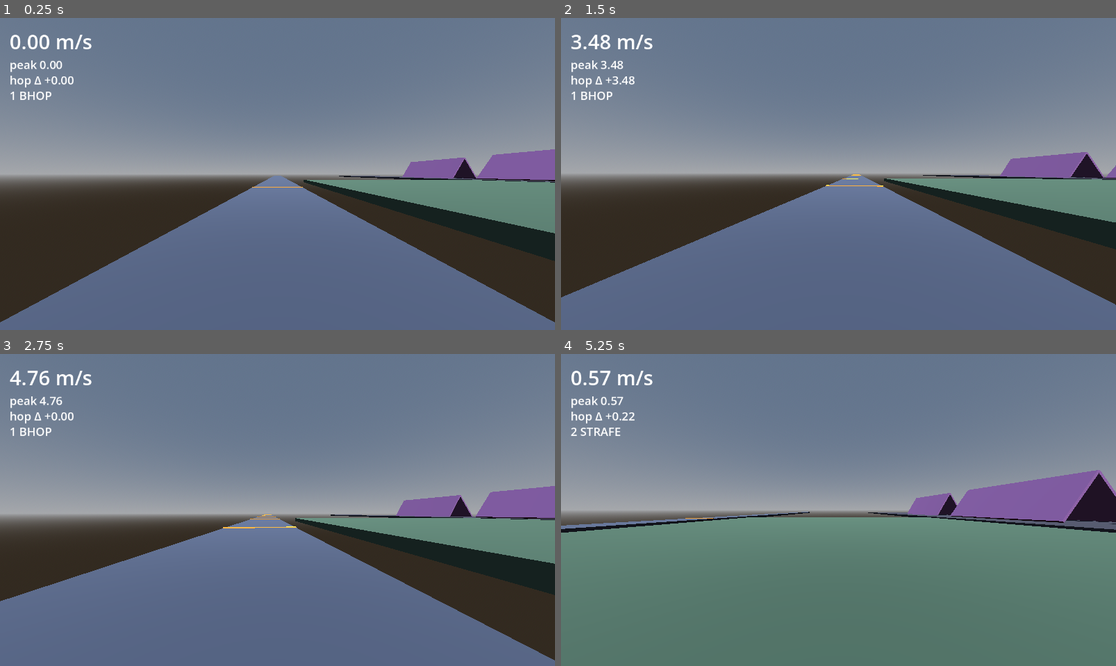
Above: before the commit, frames 1-4 (two rows, left to right).
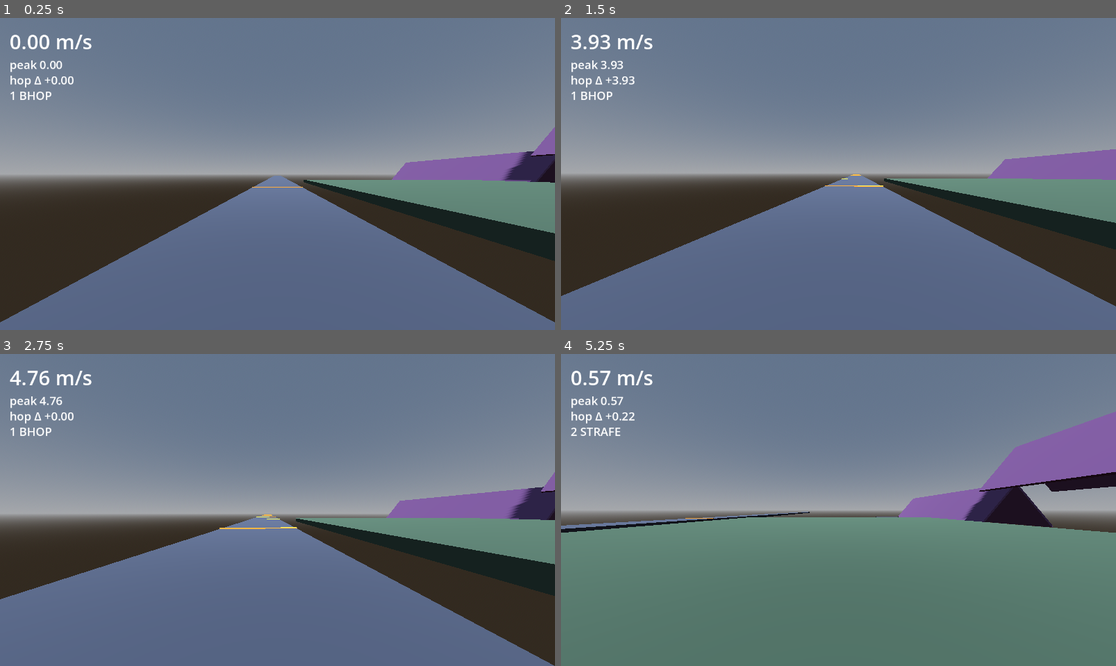
Above: after the commit, the same moments.

Repository: Crawford-Young/what-is-dark
Game: Godot game, scene res://scenes/momentum_lab.tscn
The game is run twice, just before and just after one commit, with the same random seed, the same clock (stepped at 60 frames per second) and the same inputs. This scene is started directly instead of the project's main scene.
Inputs (mouse positions are in pixels of both pictures, inside the frame that each line leads up to):
- Up to frame 1 (0.25 s): no input
- Up to frame 2 (1.5 s): tap Enter at 0.5 s; move the mouse to (866, 174) at 0.52 s; hold Q (glance) 0.53-1.28 s; hold W (move_forward) from 0.53 s (still down); click (866, 174) at 0.67 s; tap Space (jump) at 0.77 s; move the mouse to (810, 174) at 1.27 s; tap Shift at 1.35 s
- Up to frame 3 (2.75 s): keep holding W (move_forward); tap Space (jump) at 1.52 s; move the mouse to (288, 503) at 2.02 s; tap Alt at 2.1 s
- Up to frame 4 (5.25 s): keep holding W (move_forward); move the mouse to (832, 516) at 2.77 s; tap Ctrl at 2.85 s; click (832, 516) at 2.92 s; tap Space (jump) at 3.02, 3.77, 4.52 s; move the mouse to (877, 513) at 3.52 s; tap R at 3.6 s; move the mouse to (794, 506) at 4.27 s; tap 1 at 4.35 s; move the mouse to (844, 510) at 5.02 s; tap 2 at 5.1 s; click (844, 510) at 5.17 s

The runs differ from the first frame. In frame 1, 1.3% of the frame differs, in the area x 61-100%, y 34-53%; in frame 2, 1.3%; in frame 3, 2.1%; in frame 4, 7.0%, in the area x 55-100%, y 18-58%.

Commit message:
feat: rebuild surf station as surf-map segment, soften friction to server value
Co-Authored-By: Claude Fable 5 <noreply@anthropic.com>

Diff:
--- a/scripts/logic/source_move.gd
+++ b/scripts/logic/source_move.gd
@@ -7,7 +7,7 @@
 const RUN_SPEED := 4.76
 const GRAVITY := 15.24
 const JUMP_SPEED := 5.75
-const FRICTION := 5.2
+const FRICTION := 4.0  ## surf-server sv_friction (CS2 matchmaking default is 5.2)
 const STOP_SPEED := 1.52
 const GROUND_ACCEL := 5.5
 const AIR_ACCEL := 150.0  ## surf/bhop community-server value (CS2 matchmaking uses 12 — near-zero strafe gain by design)
--- a/scripts/momentum_lab.gd
+++ b/scripts/momentum_lab.gd
@@ -5,11 +5,9 @@
 const STATIONS := [
 	{"label": "1 BHOP", "spawn": Vector3(0, 1.0, 5.0)},
 	{"label": "2 STRAFE", "spawn": Vector3(40, 1.0, 0.0)},
-	{"label": "3 SURF", "spawn": Vector3(90, 13.0, 10.0)},
+	{"label": "3 SURF", "spawn": Vector3(90, 24, 24)},
 ]
-const RAMP_ANGLES := [50.0, 55.0, 60.0]
-const RAMP_PEAK_Y := 10.0
-const RAMP_HALF_WIDTH := 6.0
+const SURF_RAMP_ANGLE := 50.0  ## both ramp faces share this angle (> floor_max_angle 45)
 
 var _station := 0
 var _peak_speed := 0.0
@@ -82,20 +80,27 @@
 
 
 func _build_surf_run() -> void:
-	_add_box(Vector3(90, -0.5, -90), Vector3(30, 1, 190), 0.0, Color(0.2, 0.2, 0.24))
-	_add_box(Vector3(90, 11.5, 12), Vector3(6, 1, 6), 0.0, Color(0.5, 0.4, 0.3))
-	for i in range(RAMP_ANGLES.size()):
-		_ramp_pair(-5.0 - 40.0 * i, RAMP_ANGLES[i])
+	# Start platform: top y 23; player drops off its -z edge onto ramp A's crest region.
+	_add_box(Vector3(90, 22.5, 24), Vector3(8, 1, 8), 0.0, Color(0.5, 0.4, 0.3))
+	# Ramp A: z span 16..-44; centers (90±5.14, 13.87, -14); bottom edge y ≈ 7.74.
+	_ramp_pair(-14.0, SURF_RAMP_ANGLE, 20.0, 8.0, 60.0)
+	# Ramp B: z span -44..-104; centers (90±5.14, 3.87, -74); bottom edge y ≈ -2.26.
+	# Rider exits A tangent and falls onto B's face from above (B's face sits at y≈3.9 at that x-offset).
+	_ramp_pair(-74.0, SURF_RAMP_ANGLE, 10.0, 8.0, 60.0)
+	# Pit: top y -12, spans z 30..-120. Touching it = obvious fail -> R reset.
+	_add_box(Vector3(90, -12.5, -45), Vector3(44, 1, 150), 0.0, Color(0.08, 0.06, 0.08))
+	# Catch runout: top y -4, spans z -104..-148. Rider exits B flying and lands here (finish zone).
+	_add_box(Vector3(90, -4.5, -126), Vector3(30, 1, 44), 0.0, Color(0.2, 0.2, 0.24))
 
 
-func _ramp_pair(z_center: float, angle_deg: float) -> void:
+func _ramp_pair(z_center: float, angle_deg: float, peak_y: float, half_width: float, length: float) -> void:
 	var a := deg_to_rad(angle_deg)
 	for side in [-1.0, 1.0]:
 		var center := Vector3(
-			90.0 + side * RAMP_HALF_WIDTH * cos(a),
-			RAMP_PEAK_Y - RAMP_HALF_WIDTH * sin(a),
+			90.0 + side * half_width * cos(a),
+			peak_y - half_width * sin(a),
 			z_center)
-		_add_box(center, Vector3(RAMP_HALF_WIDTH * 2.0, 0.5, 30), -side * angle_deg, Color(0.45, 0.3, 0.5))
+		_add_box(center, Vector3(half_width * 2.0, 0.5, length), -side * angle_deg, Color(0.45, 0.3, 0.5))
 
 
 func _add_box(pos: Vector3, size: Vector3, rot_z_deg: float, color: Color) -> void:
--- a/tests/unit/test_source_move.gd
+++ b/tests/unit/test_source_move.gd
@@ -4,20 +4,20 @@
 # --- apply_friction ---
 
 func test_friction_decays_speed_above_stopspeed() -> void:
-	# speed 4 > STOP_SPEED: drop = 4 * 5.2 * 0.1 = 2.08 -> 1.92
+	# speed 4 > STOP_SPEED: drop = 4 * 4.0 * 0.1 = 1.6 -> 2.4
 	var v := SourceMove.apply_friction(Vector3(4, 0, 0), 0.1)
-	assert_true(v.is_equal_approx(Vector3(1.92, 0, 0)))
+	assert_true(v.is_equal_approx(Vector3(2.4, 0, 0)))
 
 
 func test_friction_uses_stopspeed_floor_below_it() -> void:
-	# speed 1 < STOP_SPEED 1.52: drop = 1.52 * 5.2 * 0.1 = 0.7904 -> 0.2096
+	# speed 1 < STOP_SPEED 1.52: drop = 1.52 * 4.0 * 0.1 = 0.608 -> 0.392
 	var v := SourceMove.apply_friction(Vector3(1, 0, 0), 0.1)
-	assert_almost_eq(v.x, 0.2096, 0.0001)
+	assert_almost_eq(v.x, 0.392, 0.0001)
 	assert_almost_eq(v.z, 0.0, 0.0001)
 
 
 func test_friction_clamps_to_zero_when_drop_exceeds_speed() -> void:
-	# drop = 1.52 * 5.2 * 0.2 = 1.5808 > 0.5
+	# drop = 1.52 * 4.0 * 0.2 = 1.216 > 0.5
 	var v := SourceMove.apply_friction(Vector3(0.5, 0, 0), 0.2)
 	assert_true(v.is_equal_approx(Vector3.ZERO))
 
@@ -29,9 +29,9 @@
 
 
 func test_friction_preserves_vertical() -> void:
-	# horiz speed 3: drop = 3 * 5.2 * 0.1 = 1.56 -> 1.44; y untouched
+	# horiz speed 3: drop = 3 * 4.0 * 0.1 = 1.2 -> 1.8; y untouched
 	var v := SourceMove.apply_friction(Vector3(3, 7, 0), 0.1)
-	assert_true(v.is_equal_approx(Vector3(1.44, 7, 0)))
+	assert_true(v.is_equal_approx(Vector3(1.8, 7, 0)))
 
 
 # --- accelerate ---
@@ -55,7 +55,7 @@
 
 func test_air_strafe_gains_past_cap_via_perpendicular_add() -> void:
 	# THE mechanic: moving -z at 10, wish pure -x. current = dot = 0 -> add 0.57
-	# accelspeed = 12 * 0.57 * 0.1 = 0.684 -> clamped to 0.57
+	# accelspeed = 150 * 0.57 * 0.1 = 8.55 -> clamped to 0.57
 	var v := SourceMove.accelerate(Vector3(0, 0, -10), Vector3(-1, 0, 0), minf(SourceMove.RUN_SPEED, SourceMove.AIR_CAP), SourceMove.AIR_ACCEL, 0.1)
 	assert_true(v.is_equal_approx(Vector3(-0.57, 0, -10)))
 	assert_gt(Vector3(v.x, 0, v.z).length(), 10.0)
